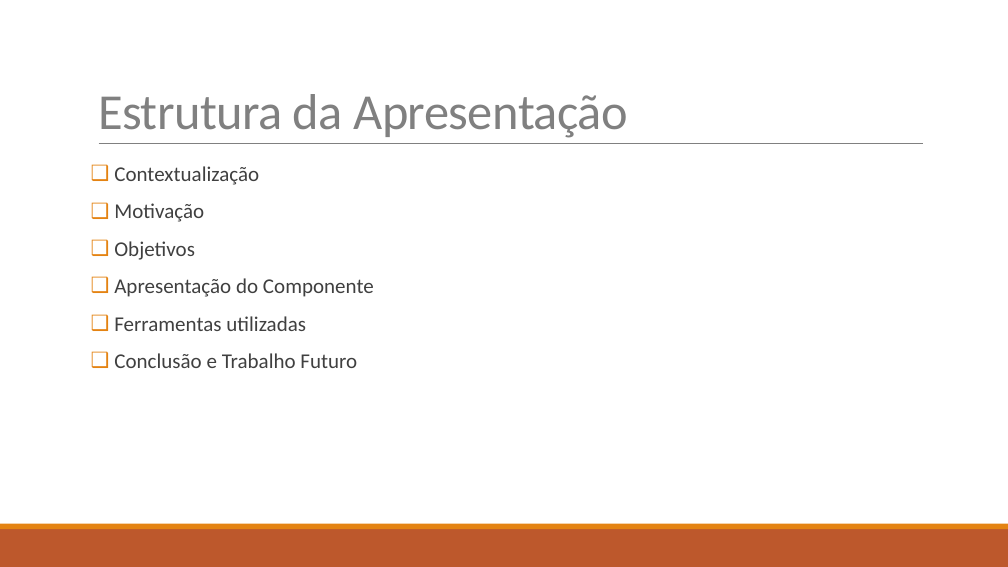
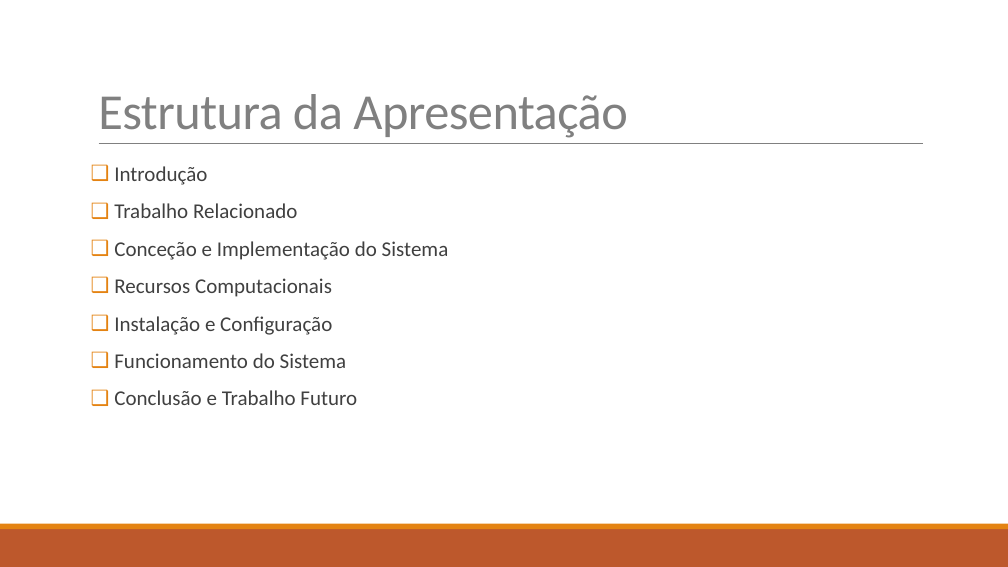
Before and after one commit to diisnc/Dialog_Agent_1819, a slide deck: slide 2 of Report/presentation_2_Diana.pptx. Drawn at 1008x567 pixels with LibreOffice and Linux fonts; fonts in the diff are those of the drawing. Boxes give left, top, right and bottom in pixels: in the first picture for what was removed or moved away, otherwise in the second. Text is boxed around its words. In the diff, an @@ line names an element or a change of style, - is before the commit and + after.

Commit message:
update presentation & minor changes in dialog.json

```diff
--- a/Report/presentation_2_Diana.pptx
+++ b/Report/presentation_2_Diana.pptx
@@ text at [114,166,449,368]: text changed @@
-❑ Contextualização
-❑ Motivação
-❑ Objetivos
-❑ Apresentação do Componente
-❑ Ferramentas utilizadas
+❑ Introdução
+❑ Trabalho Relacionado
+❑ Conceção e Implementação do Sistema
+❑ Recursos Computacionais
+❑ Instalação e Configuração
+❑ Funcionamento do Sistema
```
Also in this commit, not shown: 1 other slide changed, 8 slides added, 8 slides removed, 2 other files.
